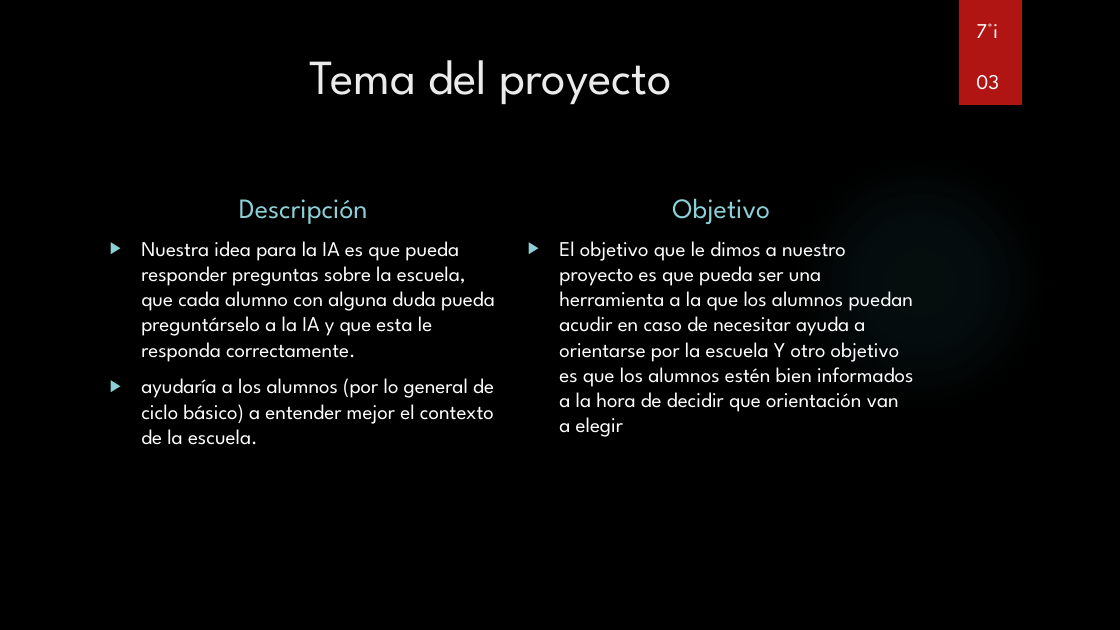
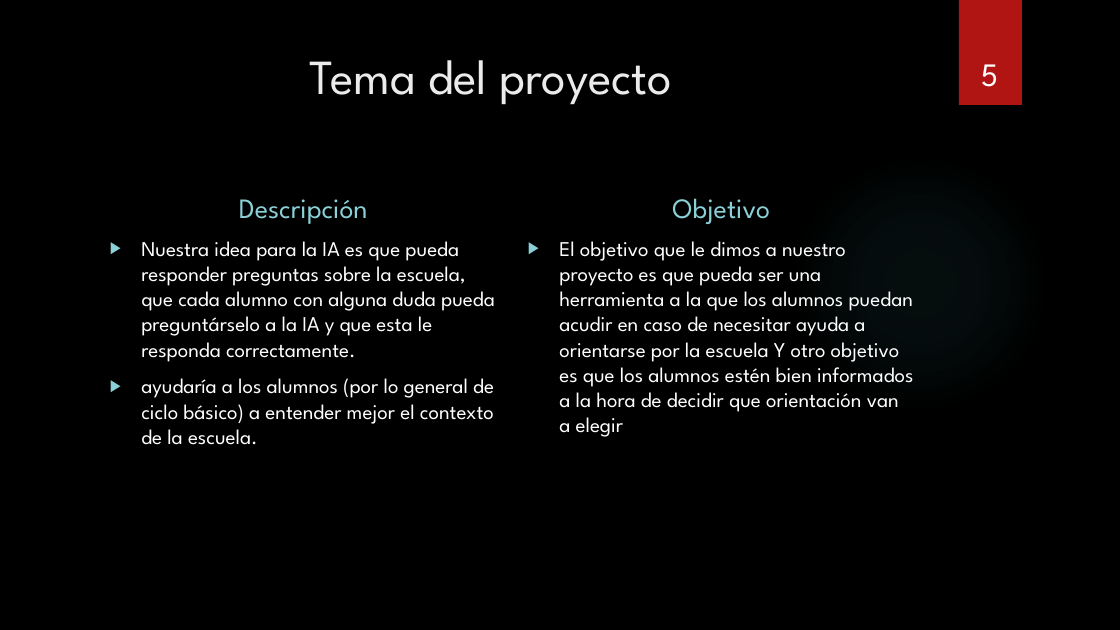
Before and after one commit to bs-andres/proyecto-chatbot, a slide deck: slide 5 of leandal_IA.pptx (slide 4 before the commit). Drawn at 1120x630 pixels with LibreOffice and Linux fonts; fonts in the diff are those of the drawing; background and template pictures are left out. Boxes give left, top, right and bottom in pixels: in the first picture for what was removed or moved away, otherwise in the second. Text is boxed around its words. In the diff, an @@ line names an element or a change of style, - is before the commit and + after.

```diff
--- a/leandal_IA.pptx
+++ b/leandal_IA.pptx
@@ text removed at bbox=[976, 23, 999, 90] @@
-7°i
-03
@@ page number added at bbox=[981, 64, 998, 87], 28 pt, text #FFFFFF @@
+5
```
Also in this commit, not shown: 2 other slides changed, 7 slides added, 1 slide removed, 3 other files.
